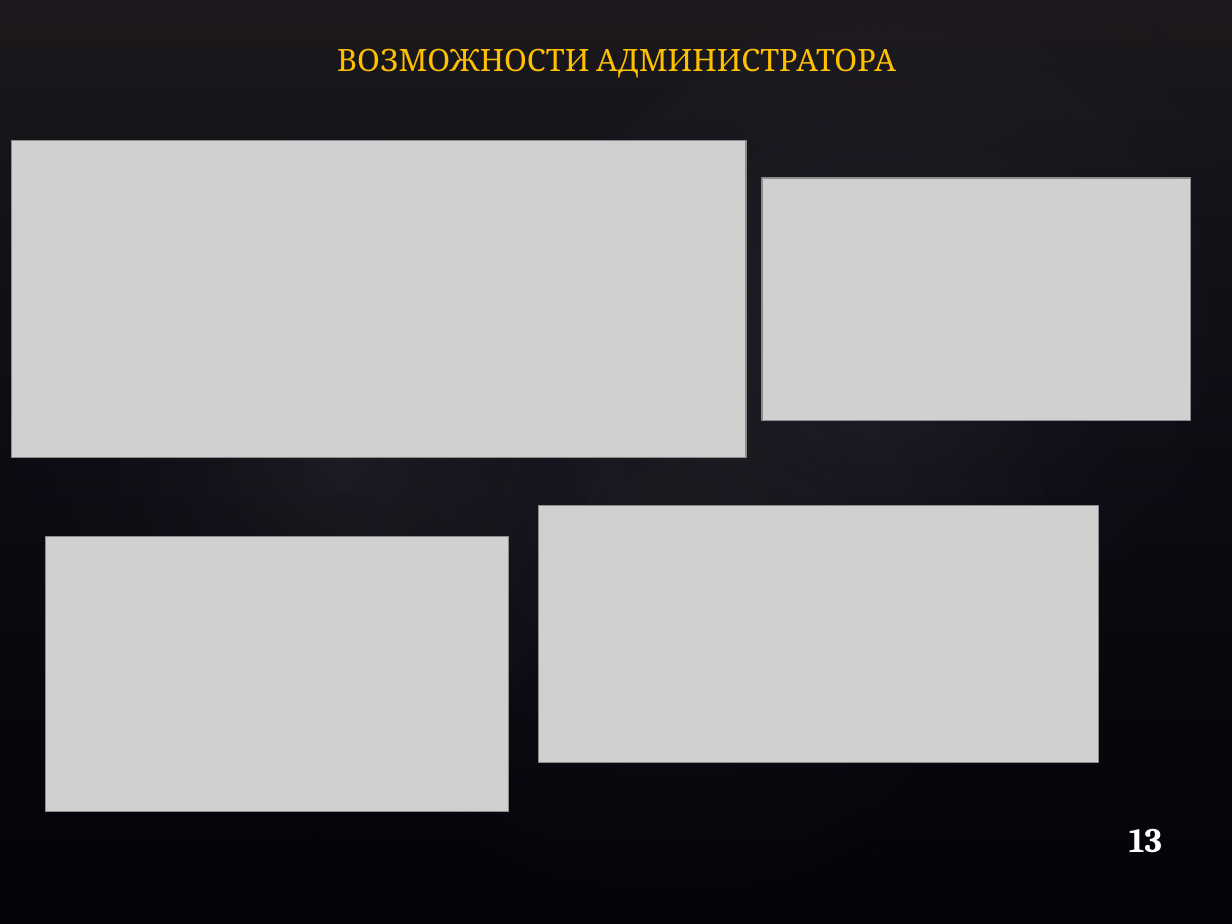
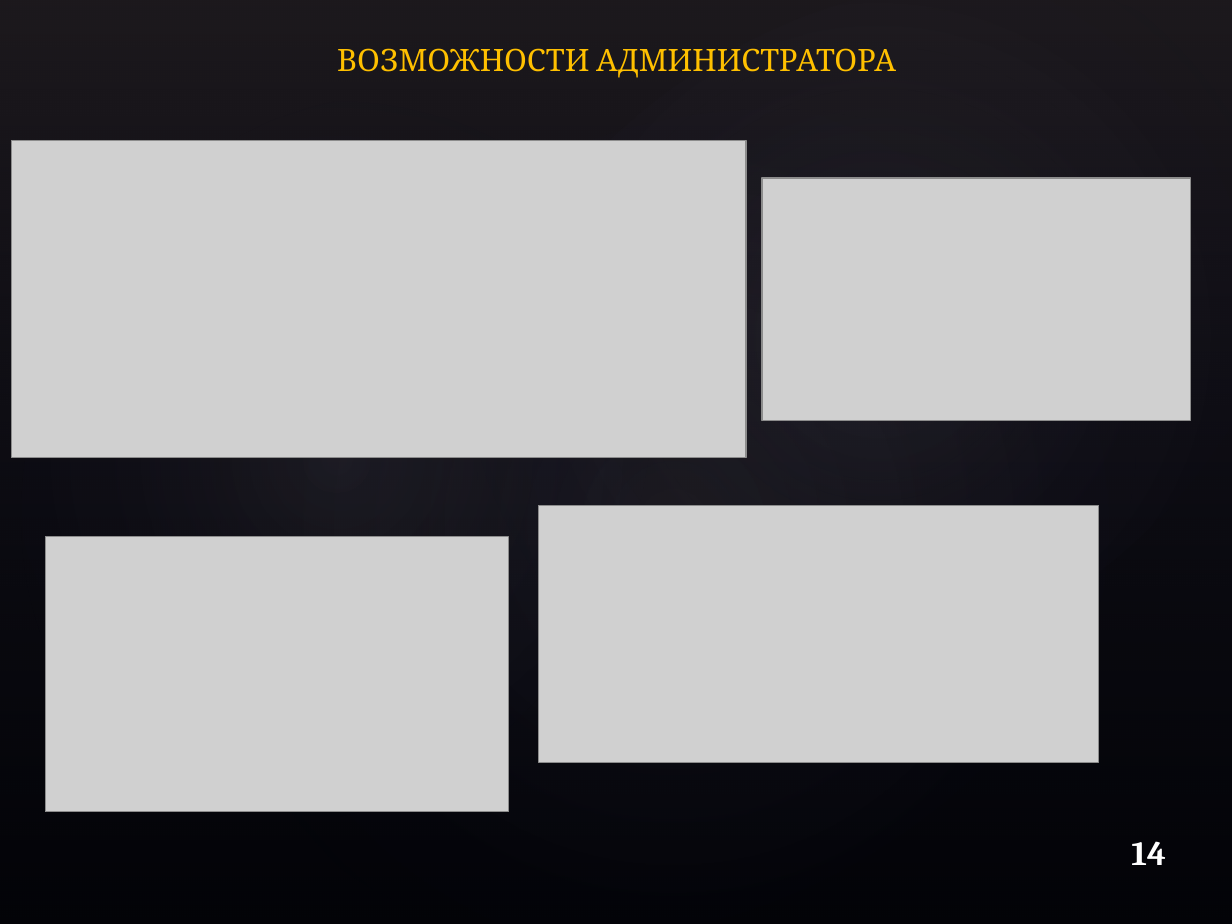
Before and after one commit to TTmaxiTT/VP, a slide deck: slide 14 of Смирнов М.Л. курсовой проект по ВП на тему 'Риэлтерское агентство'/Смирнов М. Л. курсовой проект по ВП на тему 'Риэлтерское агентство'.pptx (slide 13 before the commit). Drawn at 1232x924 pixels with LibreOffice and Linux fonts; fonts in the diff are those of the drawing; grey boxes stand for pictures; background and template pictures are left out. Boxes give left, top, right and bottom in pixels: in the first picture for what was removed or moved away, otherwise in the second. Text is boxed around its words. In the diff, an @@ line names an element or a change of style, - is before the commit and + after.

```diff
--- a/Смирнов М.Л. курсовой проект по ВП на тему 'Риэлтерское агентство'/Смирнов М. Л. курсовой проект по ВП на тему 'Риэлтерское агентство'.pptx
+++ b/Смирнов М.Л. курсовой проект по ВП на тему 'Риэлтерское агентство'/Смирнов М. Л. курсовой проект по ВП на тему 'Риэлтерское агентство'.pptx
@@ text at [1131,841,1166,865]: text changed @@
-13
+14
```
Also in this commit, not shown: 9 other slides changed, 4 slides added, 2 slides removed, 1 other file.
